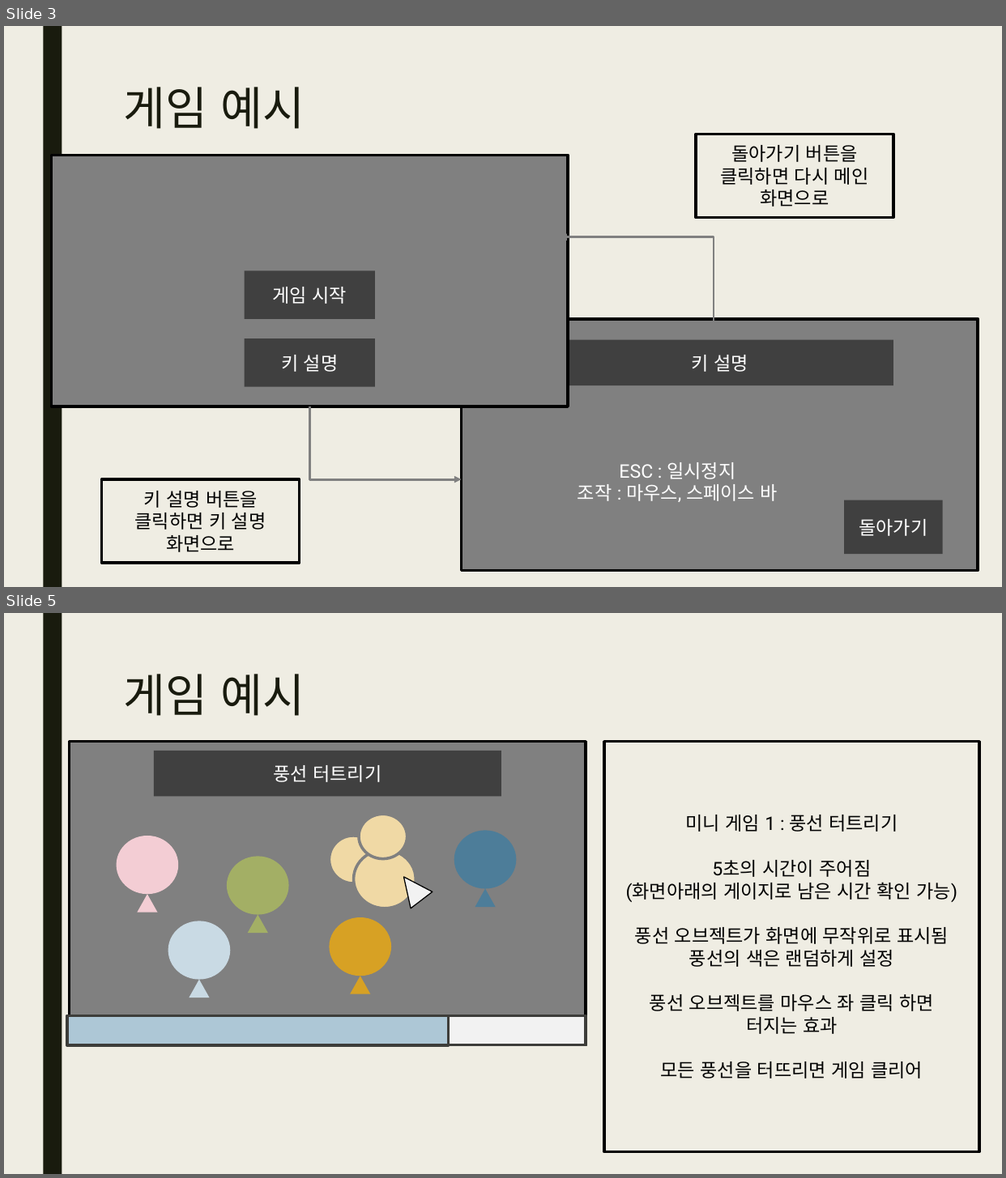
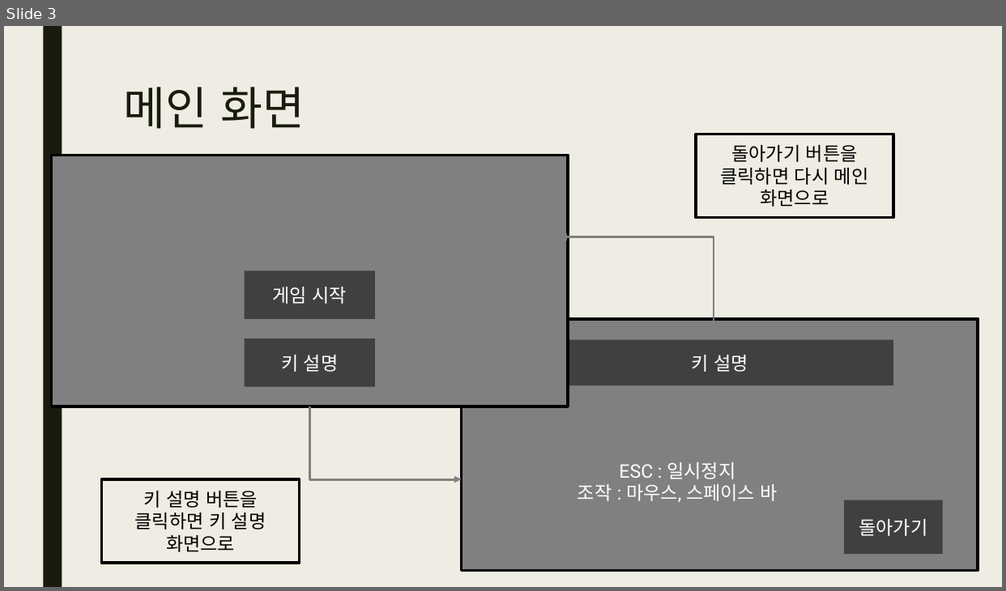
Before and after one commit to yungaeng/WindowProgrammingFinal, a slide deck: 기말 프로젝트 제안서.pptx. Shown one above the other, each under a label of ours: slides 3 and 5 before the commit, slide 3 after it; the slides between them are not shown. The pictures are 1006x1178 and 1006x591 pixels, drawn with LibreOffice and Linux fonts; fonts in the diff are those of the drawing. Boxes give left, top, right and bottom in pixels: in the first picture for what was removed or moved away, otherwise in the second. Text is boxed around its words. In the diff, an @@ line names an element or a change of style, - is before the commit and + after.

```diff
--- a/기말 프로젝트 제안서.pptx
+++ b/기말 프로젝트 제안서.pptx
@@ slide 5 removed at [4,613,1002,1174], background #EFEDE3; not listed: 1 template element that a slide beside it also shows @@
@@ title removed at [124,674,305,716] @@
-게임 예시
@@ rectangle removed at [69,742,586,1046] @@
@@ rectangle removed at [154,751,501,796] @@
-풍선 터트리기
@@ rectangle removed at [604,742,979,1152] @@
-미니 게임 1 : 풍선 터트리기
-5초의 시간이 주어짐
-(화면아래의 게이지로 남은 시간 확인 가능)
-풍선 오브젝트가 화면에 무작위로 표시됨
-풍선의 색은 랜덤하게 설정
-풍선 오브젝트를 마우스 좌 클릭 하면
-터지는 효과
-모든 풍선을 터뜨리면 게임 클리어
@@ ellipse removed at [359,815,407,859] @@
@@ ellipse removed at [454,830,516,888] @@
@@ ellipse removed at [117,836,178,895] @@
@@ ellipse removed at [329,836,377,884] @@
@@ ellipse removed at [354,850,415,909] @@
@@ ellipse removed at [227,856,289,914] @@
@@ triangle removed at [393,869,432,909] @@
@@ triangle removed at [138,895,157,913] @@
@@ triangle removed at [475,889,495,907] @@
@@ ellipse removed at [168,922,230,980] @@
@@ triangle removed at [247,914,267,933] @@
@@ ellipse removed at [329,918,391,976] @@
@@ triangle removed at [350,976,370,994] @@
@@ triangle removed at [189,980,209,998] @@
@@ rectangle removed at [67,1016,449,1046] @@
@@ rectangle removed at [69,1016,586,1045] @@
@@ slide 3 changed as well @@
@@ title at [124,87,305,129]: text changed @@
-게임 예시
+메인 화면
```
Also in this commit, not shown: 2 other slides changed, 3 slides added, 4 other slides removed, 5 other files.
